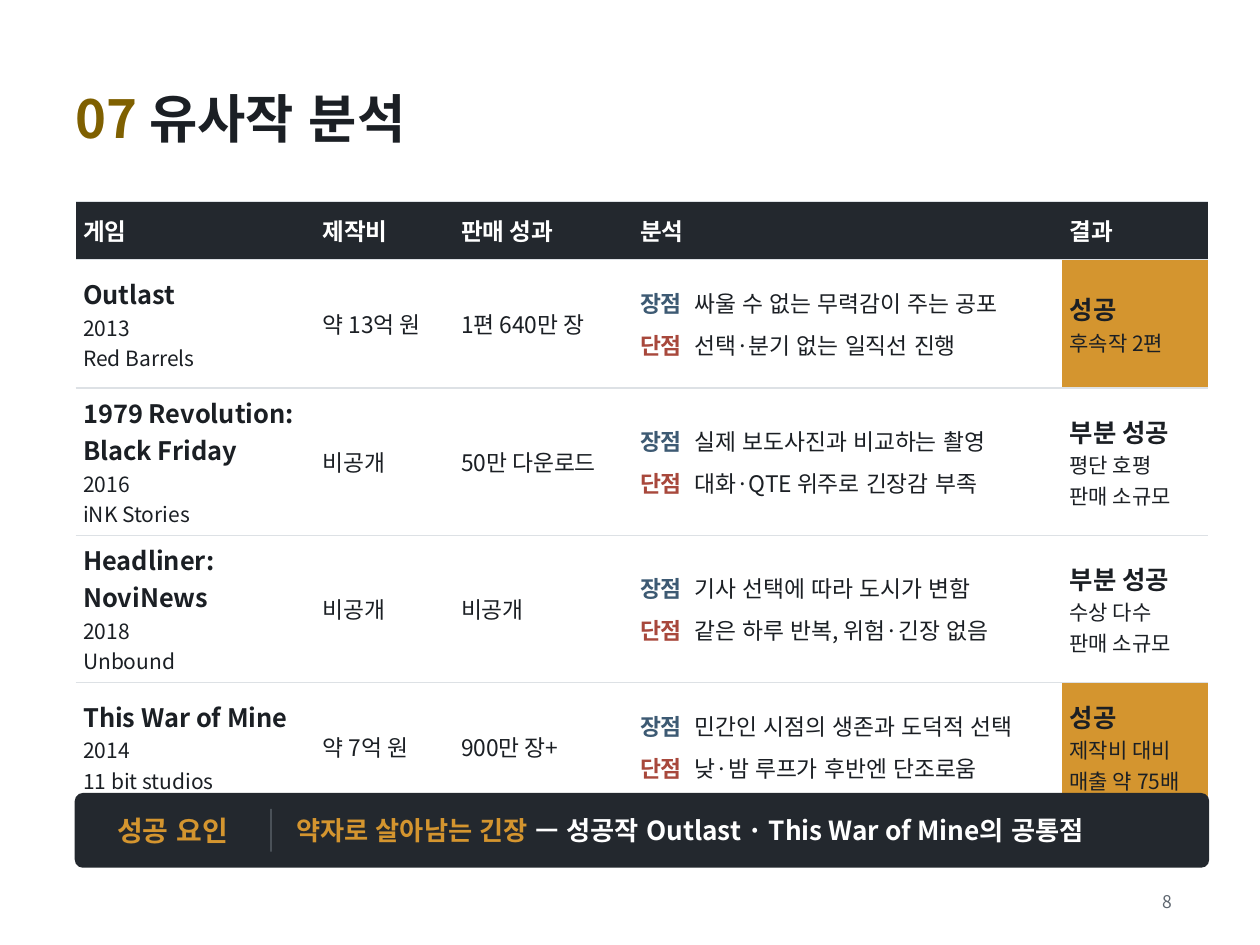
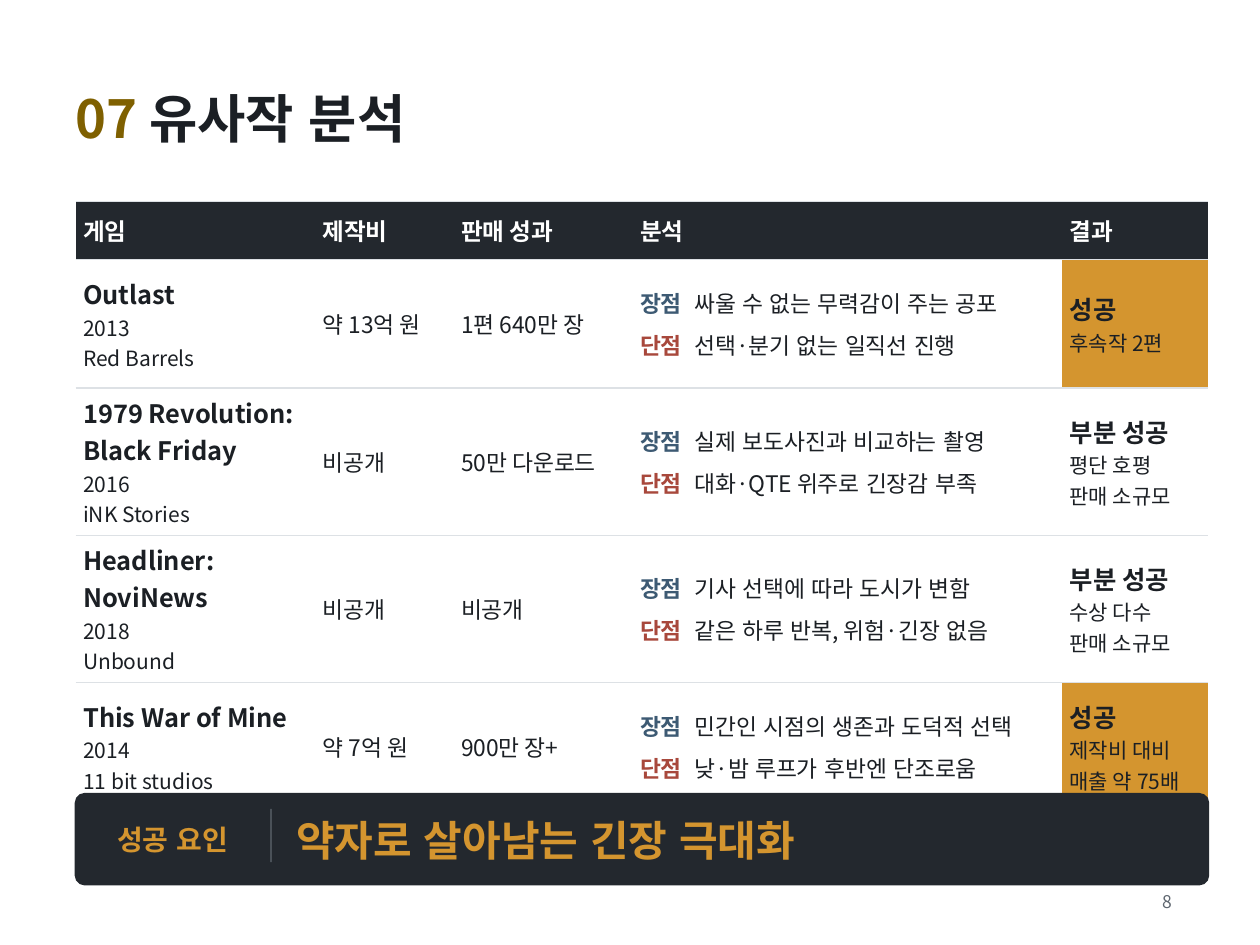
Before and after one commit to golgold/unitybasic, a slide deck: slide 8 of 기획/김민우_게임_FRAME UNDER FIRE.pptx. Drawn at 1260x945 pixels with LibreOffice and Linux fonts; fonts in the diff are those of the drawing. Boxes give left, top, right and bottom in pixels: in the first picture for what was removed or moved away, otherwise in the second. Text is boxed around its words. In the diff, an @@ line names an element or a change of style, - is before the commit and + after.

```diff
--- a/기획/김민우_게임_FRAME UNDER FIRE.pptx
+++ b/기획/김민우_게임_FRAME UNDER FIRE.pptx
@@ rounded rectangle: place and size @@
-rounded rectangle at <box>76,794,1208,867</box>
+rounded rectangle at <box>76,794,1208,885</box>
@@ text "성공 요인": place and size @@
-text "성공 요인" at <box>117,817,227,844</box>
+text "성공 요인" at <box>117,826,227,853</box>
@@ line moved from (271, 809) - (271, 852) to (271, 809) - (271, 862) @@
@@ text at <box>296,821,795,860</box>: text changed; size 15 to 24 pt; text colour #FFFFFF to #D4952F @@
-약자로 살아남는 긴장 — 성공작 Outlast · This War of Mine의 공통점
+약자로 살아남는 긴장 극대화
```
Also in this commit, not shown: 5 other slides changed.
